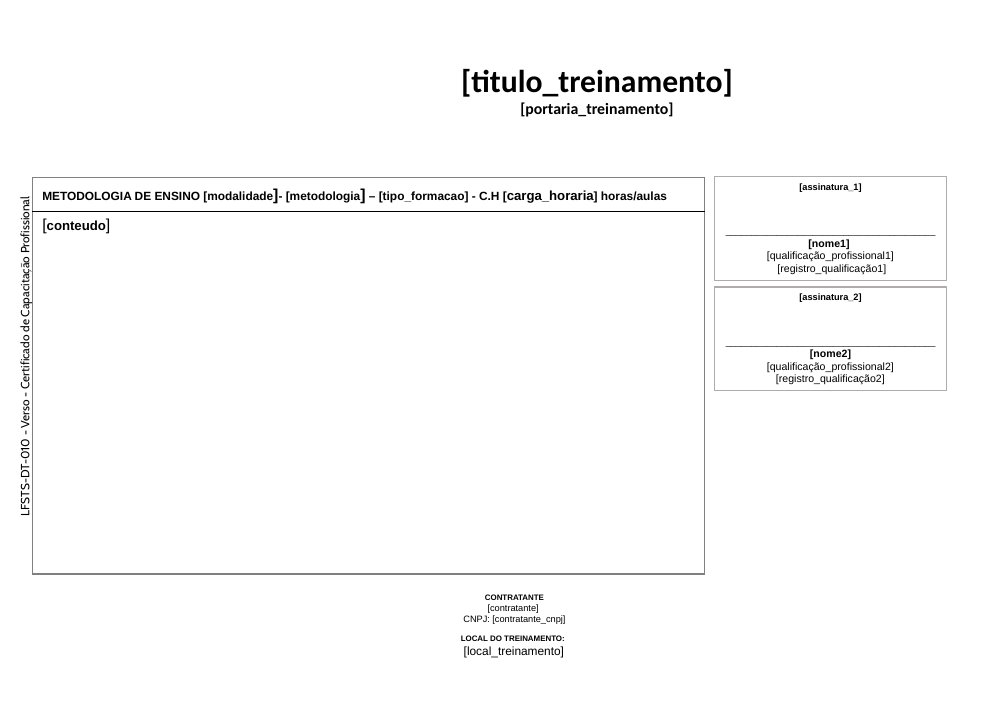
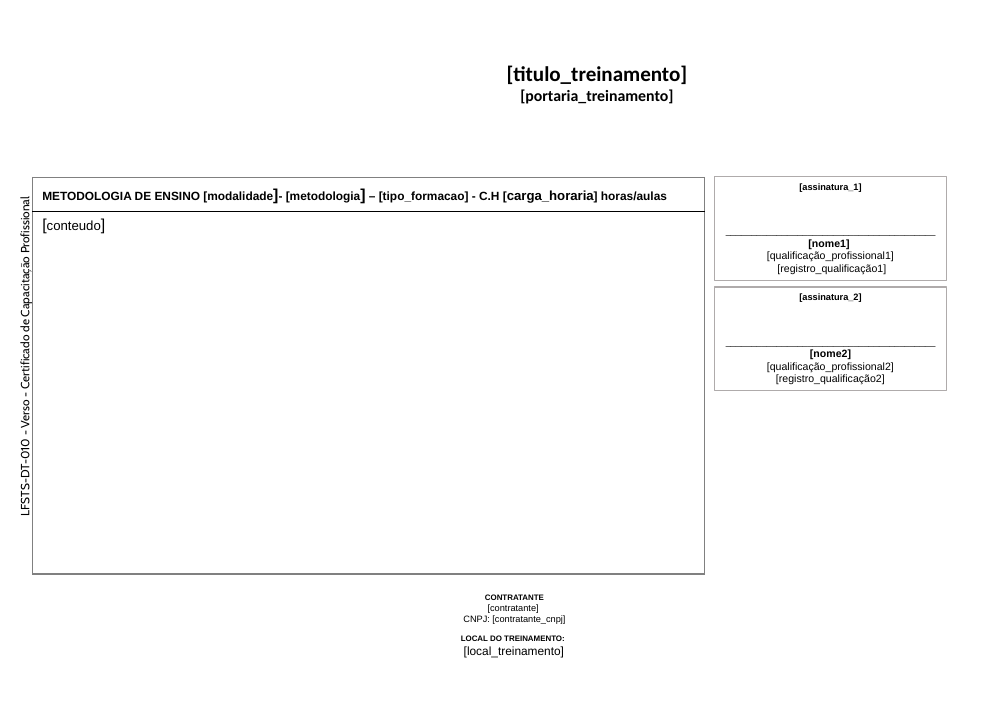
Before and after one commit to Programateca/lfsoares-front, a slide deck: slide 2 of public/templates/frente-verso-2a.pptx. Drawn at 1008x713 pixels with LibreOffice and Linux fonts; fonts in the diff are those of the drawing; background and template pictures are left out. Boxes give left, top, right and bottom in pixels: in the first picture for what was removed or moved away, otherwise in the second. Text is boxed around its words. In the diff, an @@ line names an element or a change of style, - is before the commit and + after.

```diff
--- a/public/templates/frente-verso-2a.pptx
+++ b/public/templates/frente-verso-2a.pptx
@@ text at <box>507,65,688,84</box>: size 24 to 16 pt in "[titulo_treinamento]" @@
@@ table at <box>33,178,705,574</box> @@
@@ bold off in "[conteudo]" @@
```
Also in this commit, not shown: 1 other slide changed, 10 other files.
